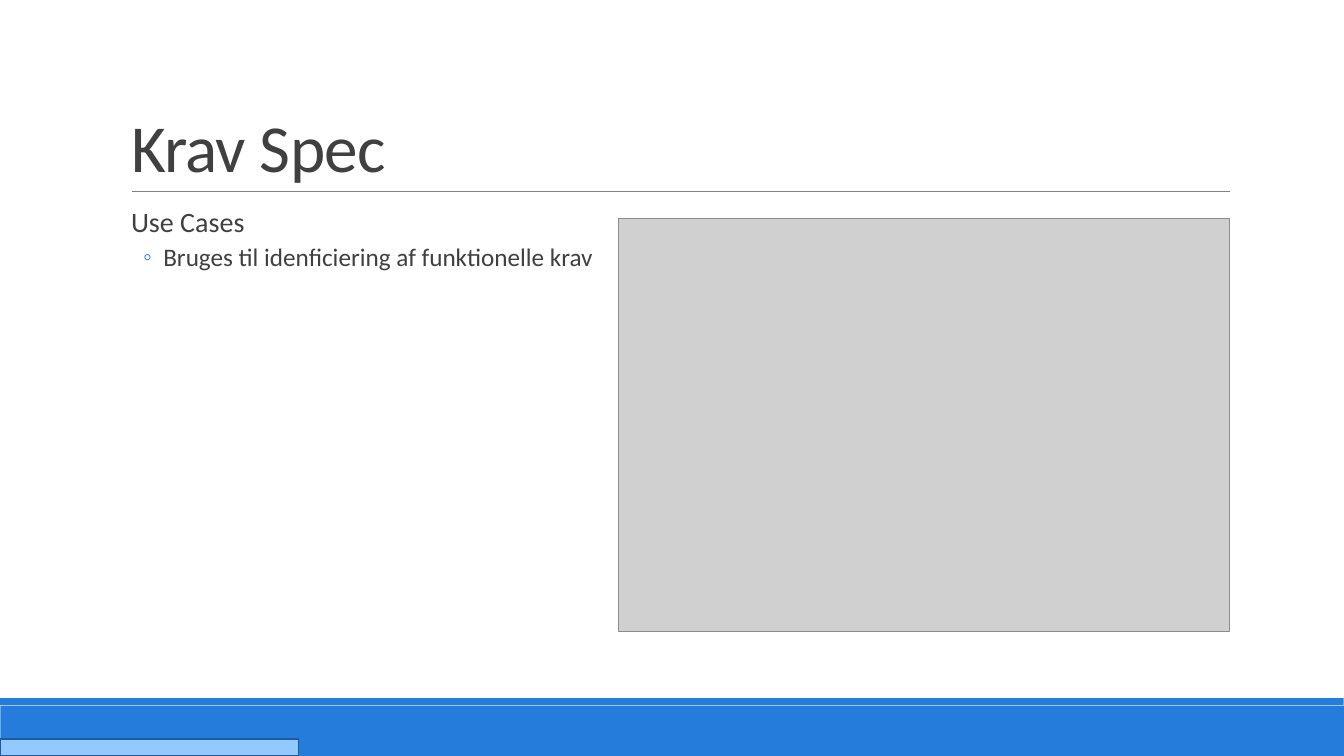
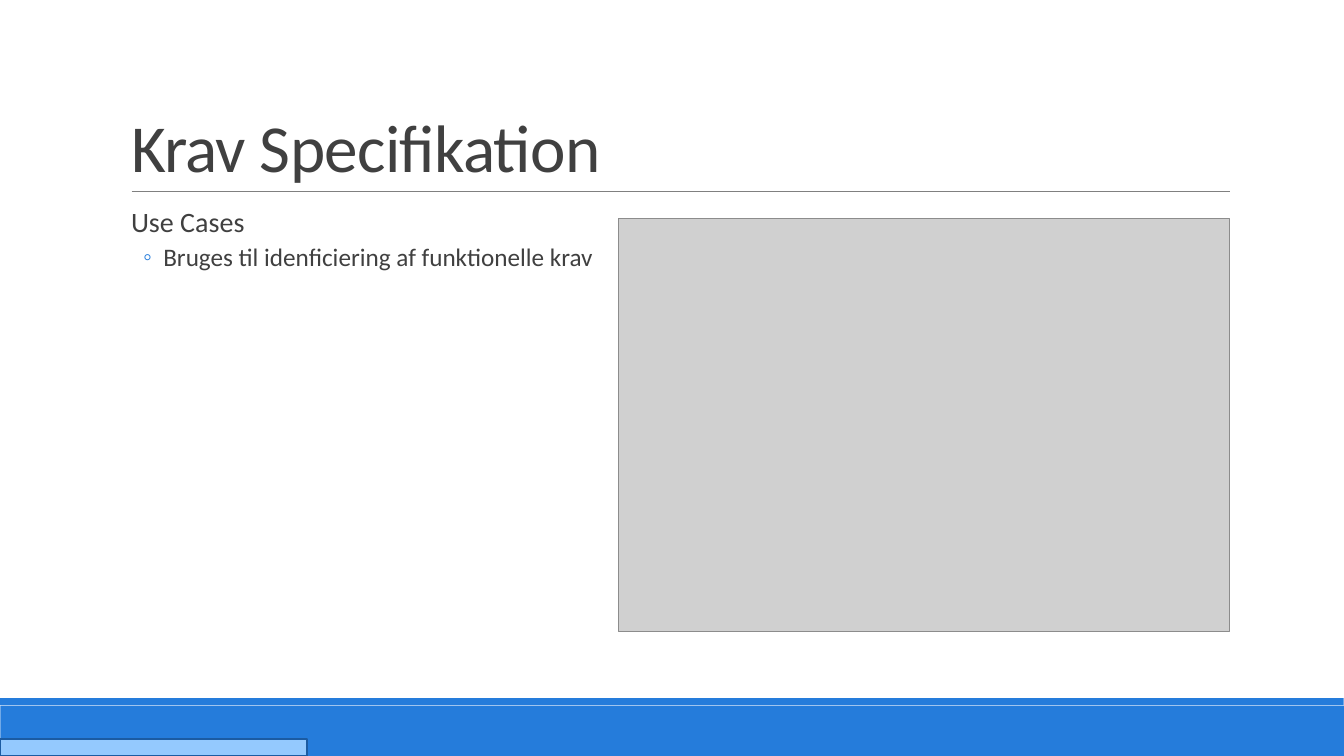
Before and after one commit to PRJ2GR15/Rapport, a slide deck: slide 8 of Fremlæggelse/Fremlæggelse.pptm. Drawn at 1344x756 pixels with LibreOffice and Linux fonts; fonts in the diff are those of the drawing; grey boxes stand for pictures. Boxes give left, top, right and bottom in pixels: in the first picture for what was removed or moved away, otherwise in the second. Text is boxed around its words. In the diff, an @@ line names an element or a change of style, - is before the commit and + after.

```diff
--- a/Fremlæggelse/Fremlæggelse.pptm
+++ b/Fremlæggelse/Fremlæggelse.pptm
@@ title at <box>131,125,600,183</box>: text changed @@
-Krav Spec
+Krav Specifikation
@@ rectangle: place and size @@
-rectangle at <box>0,739,298,756</box>
+rectangle at <box>0,739,308,756</box>
```
Also in this commit, not shown: 30 other slides changed, 1 slide added, 1 slide removed, 2 other files.
